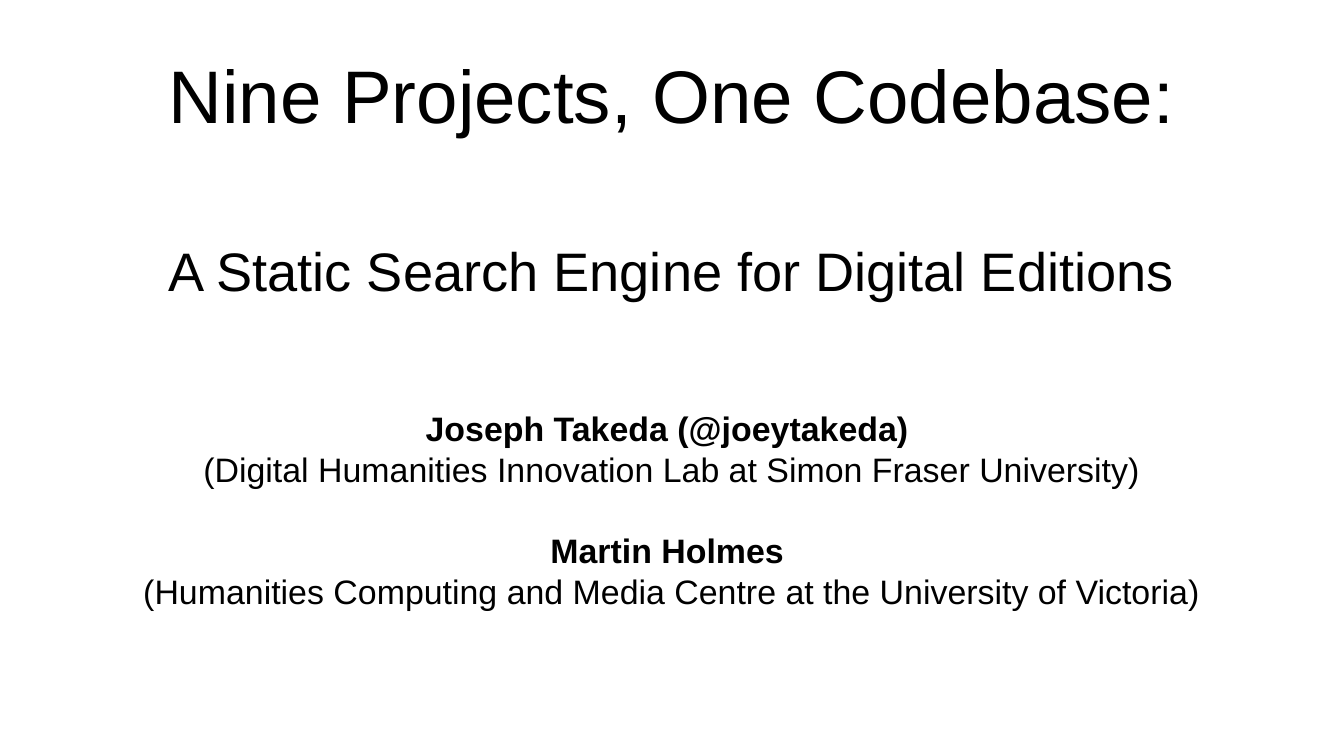
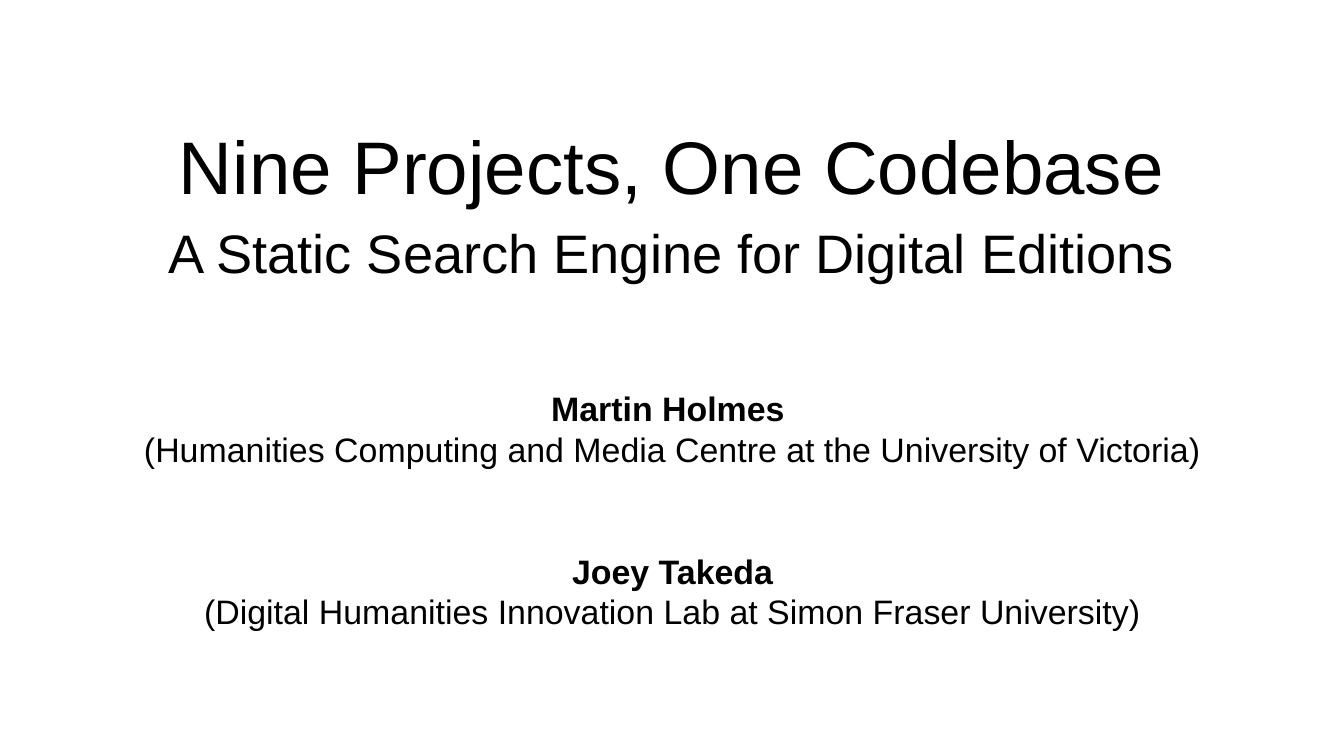
Before and after one commit to projectEndings/Endings, a slide deck: slide 1 of presentations/ubc2020/nineProjects.odp. Drawn at 1344x756 pixels with LibreOffice and Linux fonts; fonts in the diff are those of the drawing. Boxes give left, top, right and bottom in pixels: in the first picture for what was removed or moved away, otherwise in the second. Text is boxed around its words. In the diff, an @@ line names an element or a change of style, - is before the commit and + after.

Commit message:
Some work on the ODP

```diff
--- a/presentations/ubc2020/nineProjects.odp
+++ b/presentations/ubc2020/nineProjects.odp
@@ title at [168,140,1174,282]: text changed; size 44 to 32 pt @@
-Nine Projects, One Codebase:
+Nine Projects, One Codebase
+A Static Search Engine for Digital Editions
@@ subtitle "Martin Holmes": place and size @@
-subtitle "Martin Holmes" at [143,251,1200,611]
+subtitle "Martin Holmes" at [144,396,1200,631]
@@ subtitle at [144,396,1200,591]: text changed; size 32 to 20 pt @@
-A Static Search Engine for Digital Editions
-Joseph Takeda (@joeytakeda)
+Martin Holmes
+(Humanities Computing and Media Centre at the University of Victoria)
+Joey Takeda
@@ subtitle at [143,538,1200,611]: paragraphs removed @@
-Martin Holmes
-(Humanities Computing and Media Centre at the University of Victoria)
```
Also in this commit, not shown: 6 other slides changed, 3 slides added.
